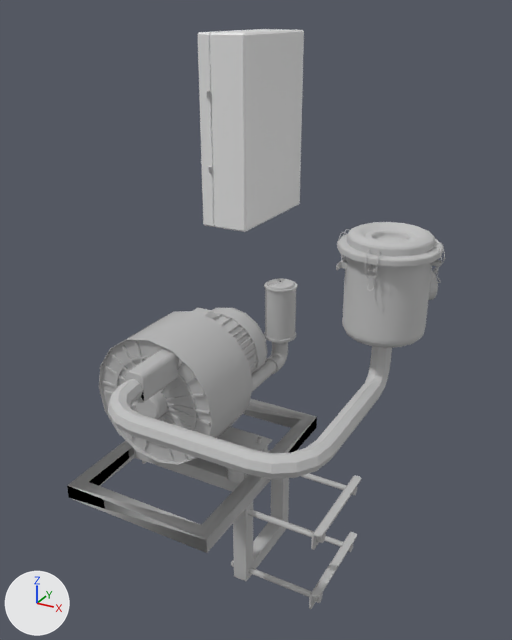
The FBX model models/aardwolf_all_part_Pump_group_1.fbx: old version first, new version second.
Both versions are drawn from a 50 mm camera at (19.1, -36.9, 41.9) aimed at (-0.7, -0.9, 23.8). Arrows for +X, +Y and +Z are at lower left; the lights stay in place. The older version comes first. Where no turn or scale is listed for an object, it has been applied to the vertices. Vertices at exactly the same position are counted once.

In view in the first picture: 'Shape017', 'aardwolf_all_part_obj116', 'aardwolf_all_part_obj156', 'aardwolf_all_part_obj159', 'aardwolf_all_part_obj160' and 2 more.
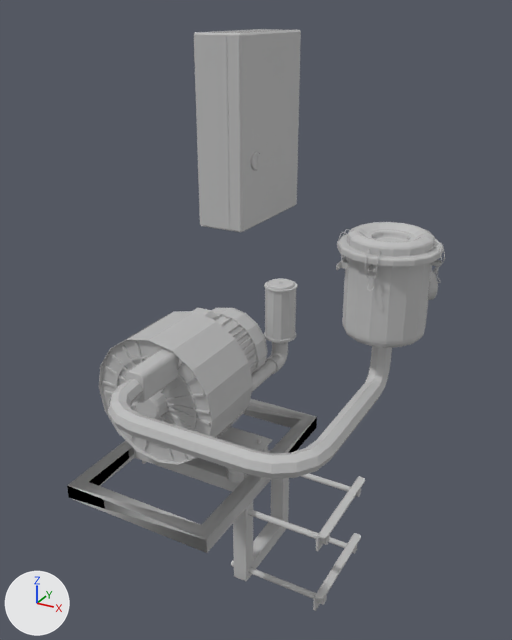
Where the newer file only moved an object's origin or applied its transform, the numbers keep the older frame.

Changed parts and their boxes (x1, y1, x2, y2) in the pictures (512 x 640 px; the box of a moved part takes in the faces that stretch with it):
'aardwolf_all_part_obj156', recoloured, turned
    before: (197, 29, 304, 232)
    after: (194, 29, 301, 232)
'aardwolf_all_part_obj159', reshaped
    before: (67, 398, 361, 609)
    after: (67, 398, 365, 611)
part 2 of me_mesh_004, moved or reshaped
    before: (248, 474, 361, 550)
    after: (248, 474, 365, 551)
part 3 of me_mesh_004, moved or reshaped
    before: (231, 522, 357, 609)
    after: (231, 522, 361, 611)

The change in detail:
me_mesh_004 is used by ob_aardwolf_all_part_obj159; location (-3.02, -0.25, 4.88).
me_mesh_004 had 1684 vertices, 3252 faces and spanned x -8.2..8.6, y -8.1..8.1, z 0.0..8.6.
me_mesh_004 no longer uses material mat_empty_material_001 (grey #bcbcbc).
me_mesh_004 now has 1684 vertices, 3332 faces and spans x -8.2..8.9, y -8.1..8.1, z 0.0..8.6.
me_mesh_004 part 2: 108 vertices moved from x 8.0..8.6, y -3.6..3.6, z 5.1..6.5 to x 8.3..8.9, y -3.6..3.6, z 5.1..6.5; 4 vertices removed from x 8.1..8.2, y -3.6..3.6, z 6.4..6.5; 4 vertices added at x 8.7..8.8, y -3.6..3.6, z 6.4..6.5.
me_mesh_004 part 3: 108 vertices moved from x 8.0..8.6, y -3.6..3.6, z 0.0..1.4 to x 8.3..8.9, y -3.6..3.6, z 0.0..1.4; 4 vertices removed from x 8.1..8.2, y -3.6..3.6, z 1.3..1.4; 4 vertices added at x 8.7..8.8, y -3.6..3.6, z 1.3..1.4.
me_mesh_004 gains material mat_empty_material (light grey #c0c0c0).
me_mesh is used by ob_aardwolf_all_part_obj156; location (-0.83, -0.25, 35.56).
me_mesh had 203 vertices, 158 faces and spanned x -1.96..1.03, y -3.62..3.62, z -5.16..5.16.
me_mesh no longer uses material mat_материал_005 (white #e7e7e7).
me_mesh now has 203 vertices, 158 faces and spans x -1.49..1.49, y -3.62..3.62, z 0.0..10.33.
me_mesh part 1: the whole mesh is turned 180 degrees about the z axis through its middle, then moved by (0.47, 0.0, 5.16).
me_mesh gains material mat_empty_material (light grey #c0c0c0).
Object 'aardwolf_all_part_obj156' (ob_aardwolf_all_part_obj156) moves from (-0.83, -0.25, 35.56) to (-1.29, -0.25, 30.4).
